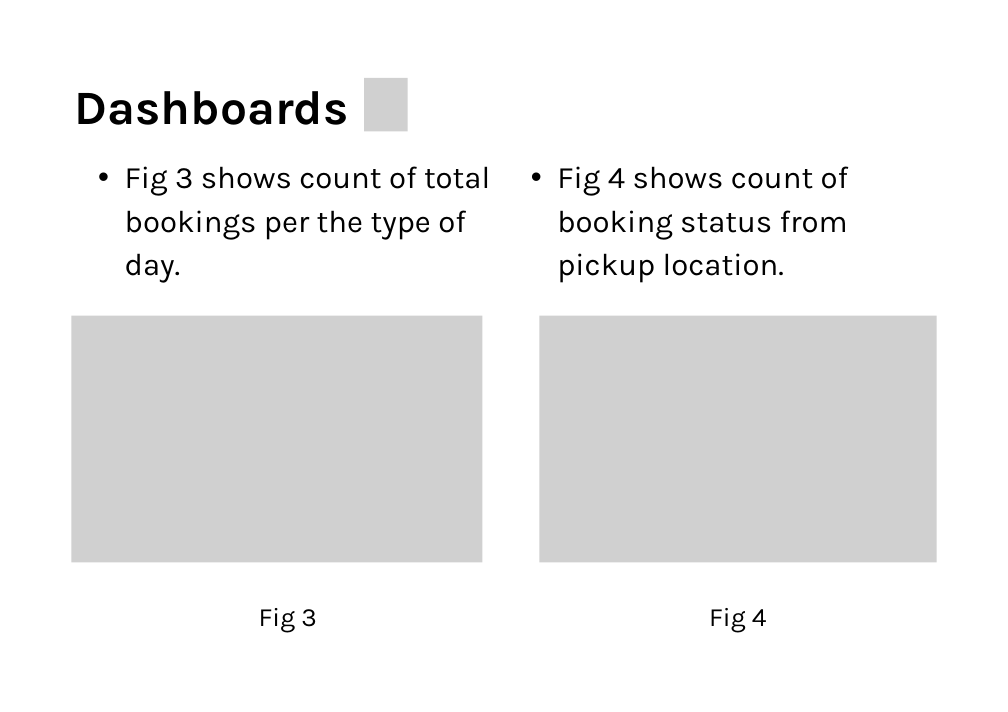
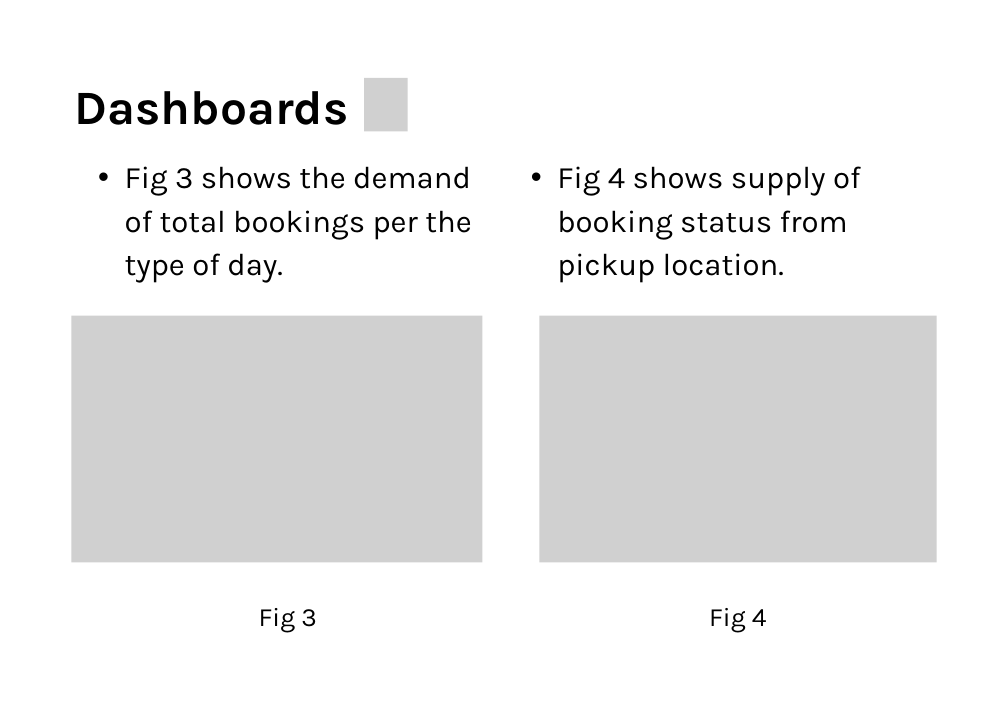
Before and after one commit to karthikdoguparthi/Uber-Supply-Demand-Gaps, a slide deck: slide 6 of UBER SUPPLY DEMAND GAPS/Report/UBER Supply Demand Gap.pptx. Drawn at 1008x712 pixels with LibreOffice and Linux fonts; fonts in the diff are those of the drawing; grey boxes stand for pictures. Boxes give left, top, right and bottom in pixels: in the first picture for what was removed or moved away, otherwise in the second. Text is boxed around its words. In the diff, an @@ line names an element or a change of style, - is before the commit and + after.

```diff
--- a/UBER SUPPLY DEMAND GAPS/Report/UBER Supply Demand Gap.pptx
+++ b/UBER SUPPLY DEMAND GAPS/Report/UBER Supply Demand Gap.pptx
@@ text at (x1=125, y1=166, x2=471, y2=283): text changed @@
-  • Fig 3 shows count of total bookings per the type of day.
+  • Fig 3 shows the demand of total bookings per the type of day.
@@ text at (x1=557, y1=166, x2=861, y2=283): text changed @@
-  • Fig 4 shows count of booking status from pickup location.
+  • Fig 4 shows supply of booking status from pickup location.
```
Also in this commit, not shown: 4 other slides changed, 13 slides added, 1 slide removed, 1 other file.
